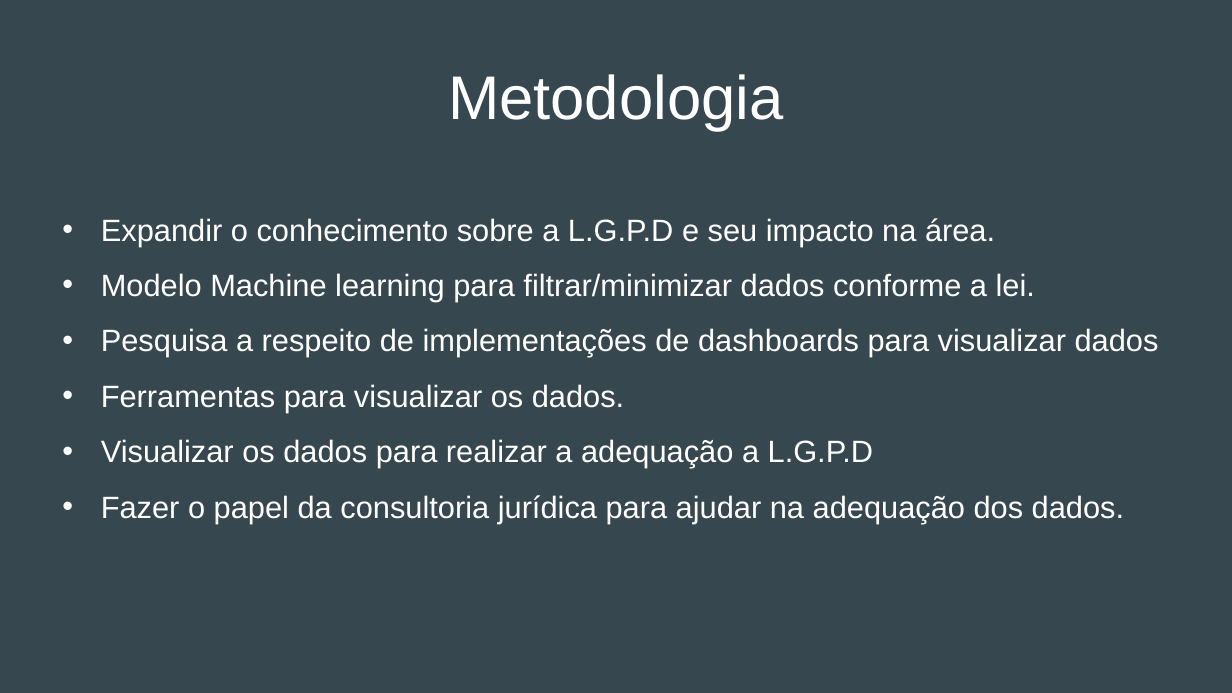
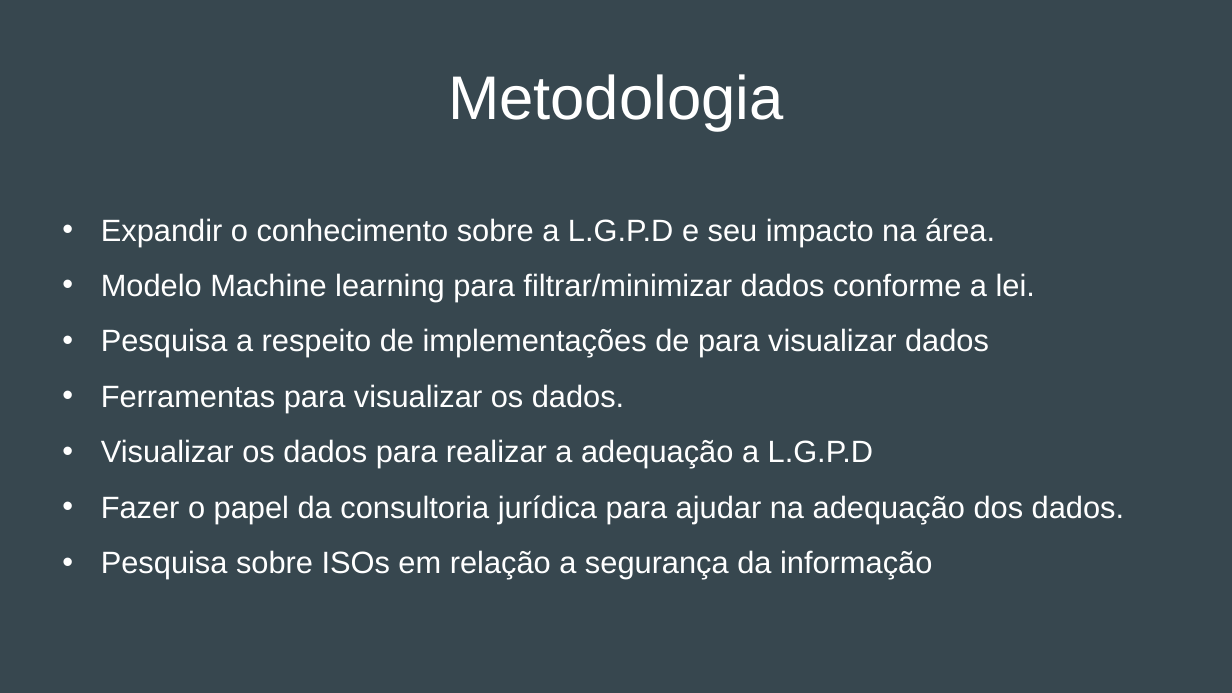
Before and after one commit to Dom-Juan/TCC-I, a slide deck: slide 6 of Apresentação do anteprojeto.pptx. Drawn at 1232x693 pixels with LibreOffice and Linux fonts; fonts in the diff are those of the drawing. Boxes give left, top, right and bottom in pixels: in the first picture for what was removed or moved away, otherwise in the second. Text is boxed around its words. In the diff, an @@ line names an element or a change of style, - is before the commit and + after.

```diff
--- a/Apresentação do anteprojeto.pptx
+++ b/Apresentação do anteprojeto.pptx
@@ text at box(101, 328, 989, 357): text changed @@
-• Pesquisa a respeito de implementações de dashboards para visualizar dados
+• Pesquisa a respeito de implementações de para visualizar dados
@@ text at box(101, 550, 932, 579): paragraph added @@
+• Pesquisa sobre ISOs em relação a segurança da informação
```
Also in this commit, not shown: 3 other slides changed, 3 other files.
